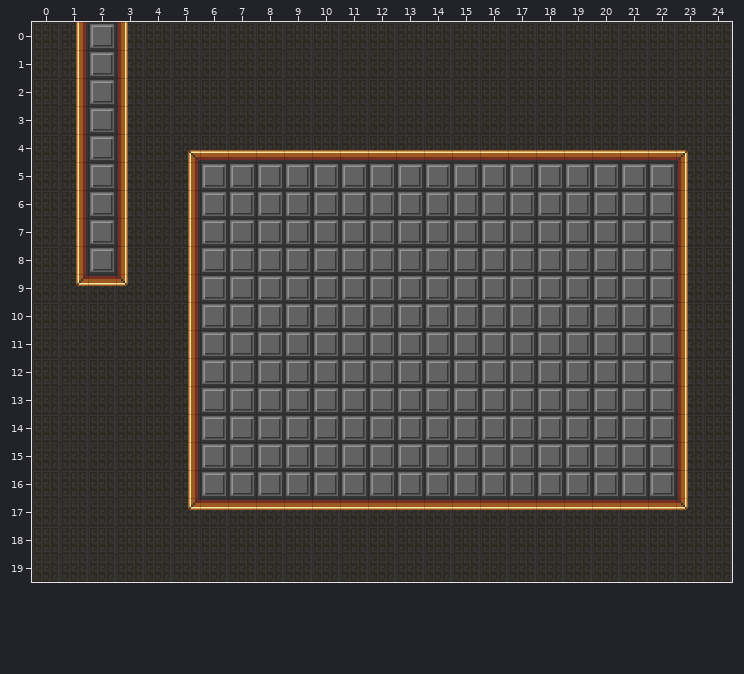
Level history. Tiled map (JSON): res/levels/level1.json. That is the earlier state.
Cells are 32x32 px. Shown: x 0..24, y 0..19.
After the commit:
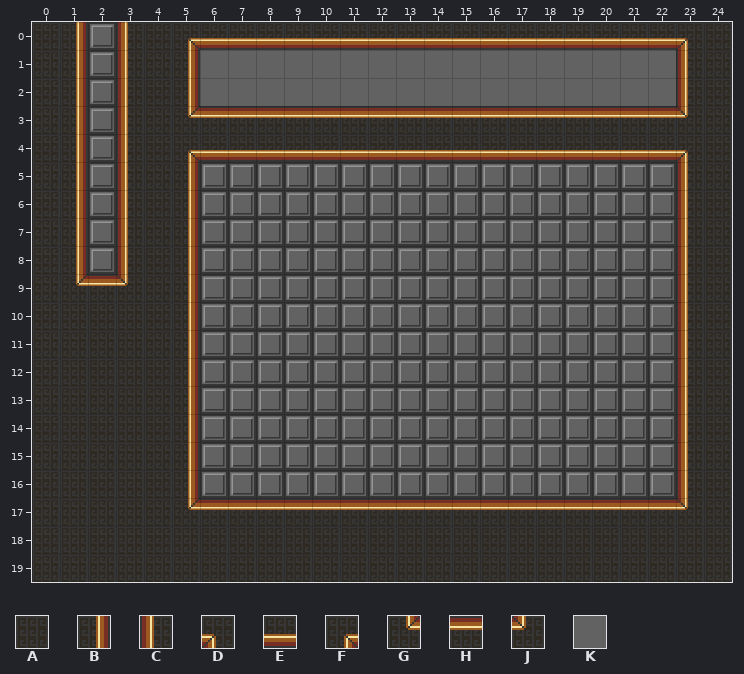
Key: from "background-tiles": A 0, B 3, C 4, D 6, E 7, F 8, G 9, H 10, J 11; from "background2": K 1.
_ is an empty cell.
Diff:
Layer "Background":
The edit turns tile A into tile B in rows 1 to 2 at x 5.
The edit turns tile A into tile C in rows 1 to 2 at x 23.
The edit turns tile A into tile D in row 0 at x 23.
The edit turns tile A into tile E in row 0 at x 6 to 22.
The edit turns tile A into tile F in row 0 at x 5.
The edit turns tile A into tile G in row 3 at x 5.
The edit turns tile A into tile H in row 3 at x 6 to 22.
The edit turns tile A into tile J in row 3 at x 23.
The edit turns tile A into tile K in rows 1 to 2 at x 6 to 22.
